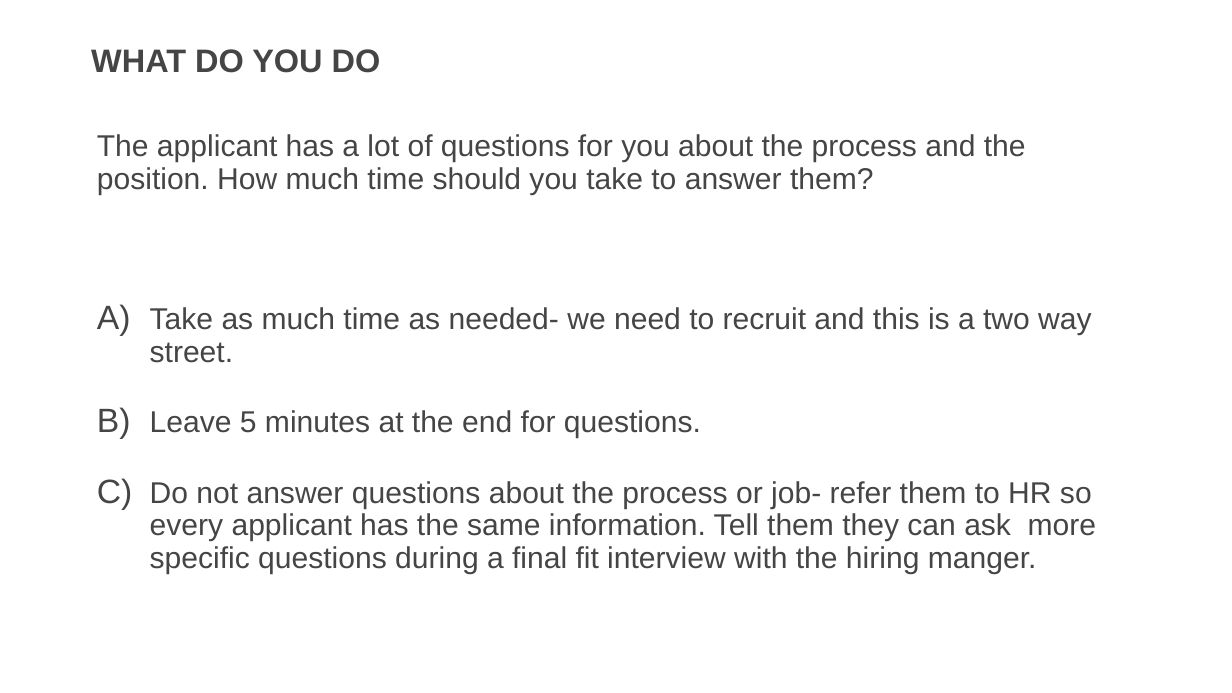
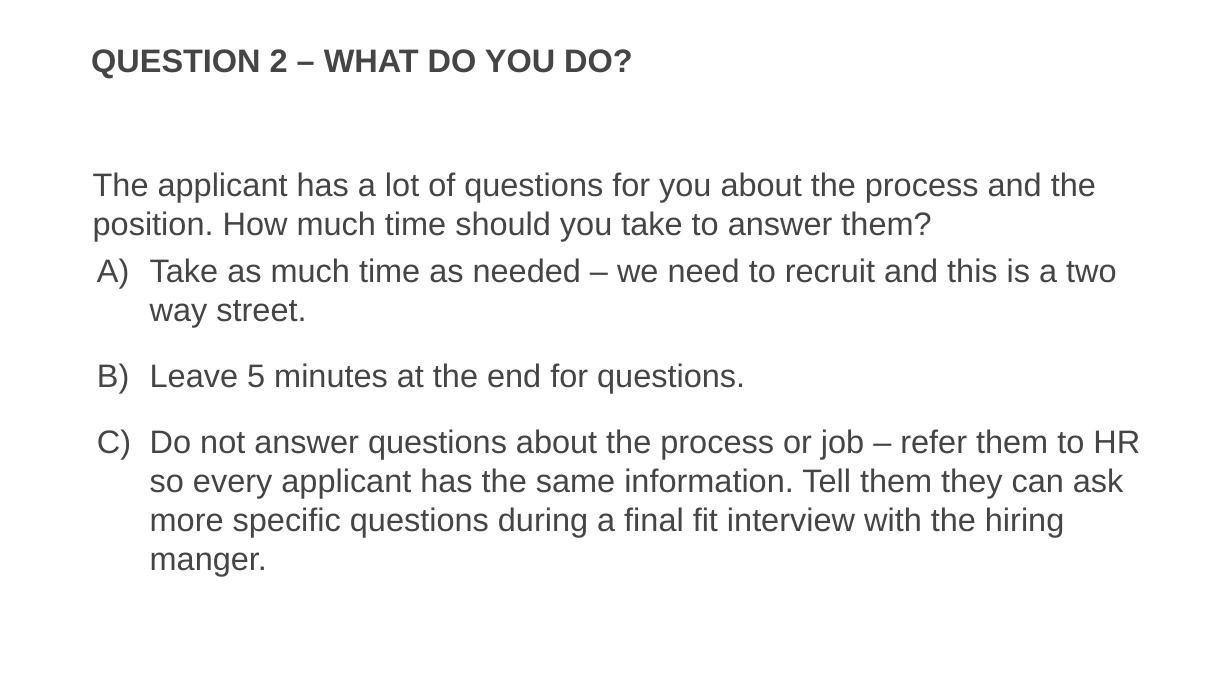
Before and after one commit to usds/SME-QA-Website, a slide deck: slide 24 of toolkit/phone-assessment-interviews/phone-interview-training-presentation.pptx. Drawn at 1232x693 pixels with LibreOffice and Linux fonts; fonts in the diff are those of the drawing. Boxes give left, top, right and bottom in pixels: in the first picture for what was removed or moved away, otherwise in the second. Text is boxed around its words. In the diff, an @@ line names an element or a change of style, - is before the commit and + after.

Commit message:
Add files via upload
update formatting and wording

```diff
--- a/toolkit/phone-assessment-interviews/phone-interview-training-presentation.pptx
+++ b/toolkit/phone-assessment-interviews/phone-interview-training-presentation.pptx
@@ title at [91,49,633,78]: text changed @@
-WHAT DO YOU DO
+QUESTION 2 – WHAT DO YOU DO?
@@ text added at [93,172,1096,241], 36 pt, text #454545 @@
+The applicant has a lot of questions for you about the process and the position. How much time should you take to answer them?
@@ text "Take as much time as ...": place and size @@
-text "Take as much time as ..." at [97,134,1096,574]
+text "Take as much time as ..." at [150,258,1140,576]
@@ text at [150,258,1117,327]: text changed; size 33.3 to 36 pt @@
-The applicant has a lot of questions for you about the process and the position. How much time should you take to answer them?
-A) Take as much time as needed- we need to recruit and this is a two way street.
+A) Take as much time as needed – we need to recruit and this is a two way street.
@@ text at [150,363,745,393]: size 33.3 to 36 pt in "Leave 5 minutes at the end for ..."; line spacing 0.9 to 1; less space between paragraphs @@
@@ text at [150,429,1140,576]: text changed; size 33.3 to 36 pt @@
-C) Do not answer questions about the process or job- refer them to HR so every applicant has the same information. Tell them they can ask more specific questions during a final fit interview with the hiring manger.
+C) Do not answer questions about the process or job – refer them to HR so every applicant has the same information. Tell them they can ask more specific questions during a final fit interview with the hiring manger.
```
Also in this commit, not shown: 2 other slides changed.
